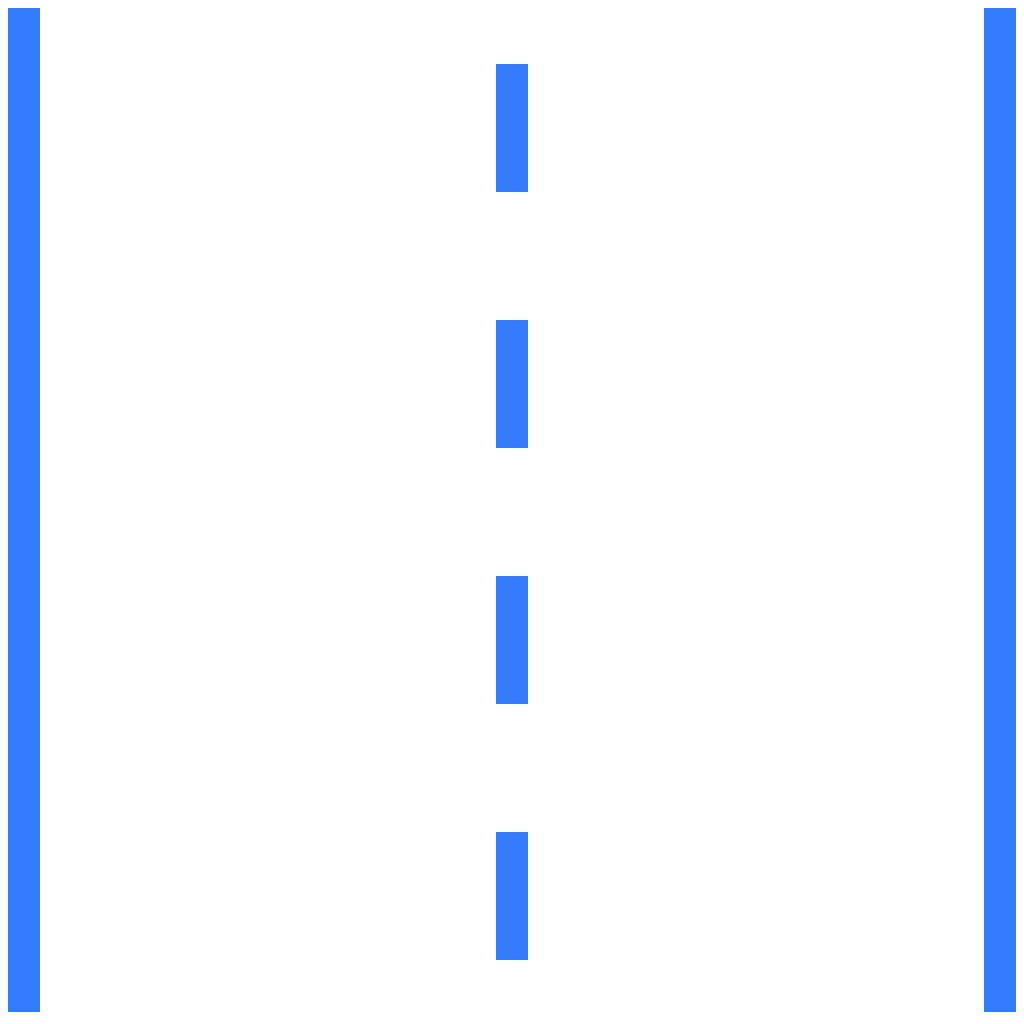
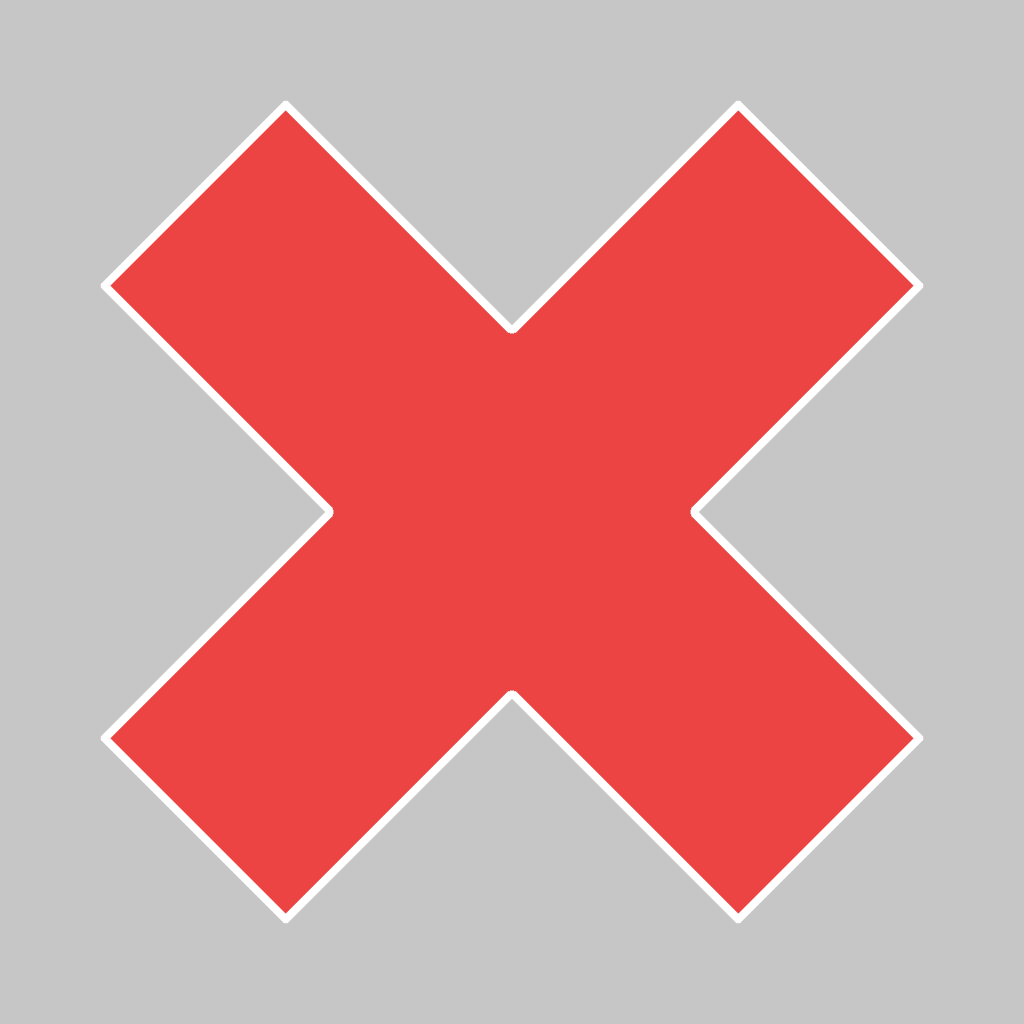
Comparing the layer stacks of the two 1024x1024 images. Changes:
added layer "RedCross2" above "RedCross" over [100, 100, 924, 924]
added layer "RedCross" (66%) above "Warning" over [104, 104, 920, 920]
renamed "Eingefügte Ebene" to "road", hid it over [8, 8, 1016, 1012]
added layer "Background" above "plane.png" over [0, 0, 1024, 1024]
